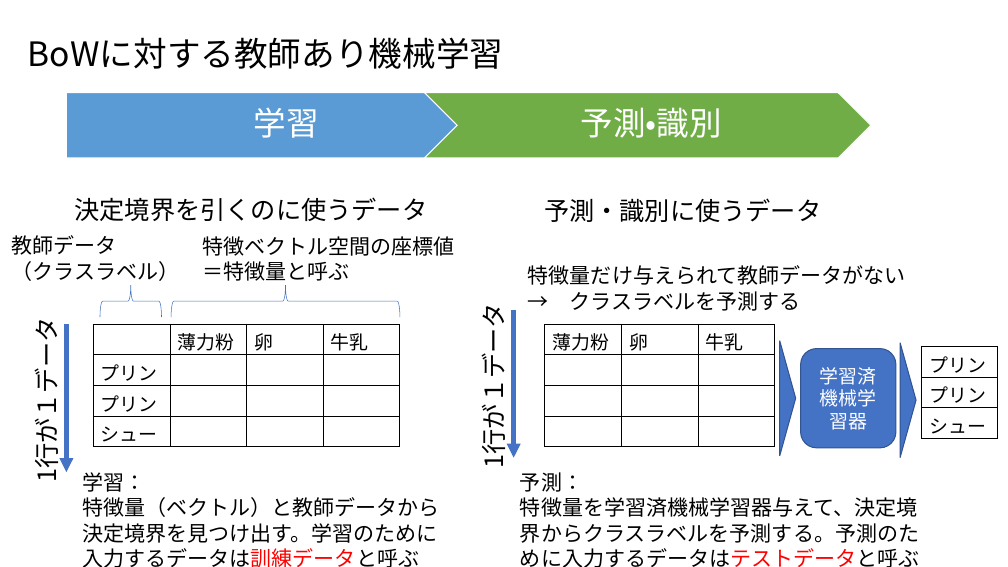
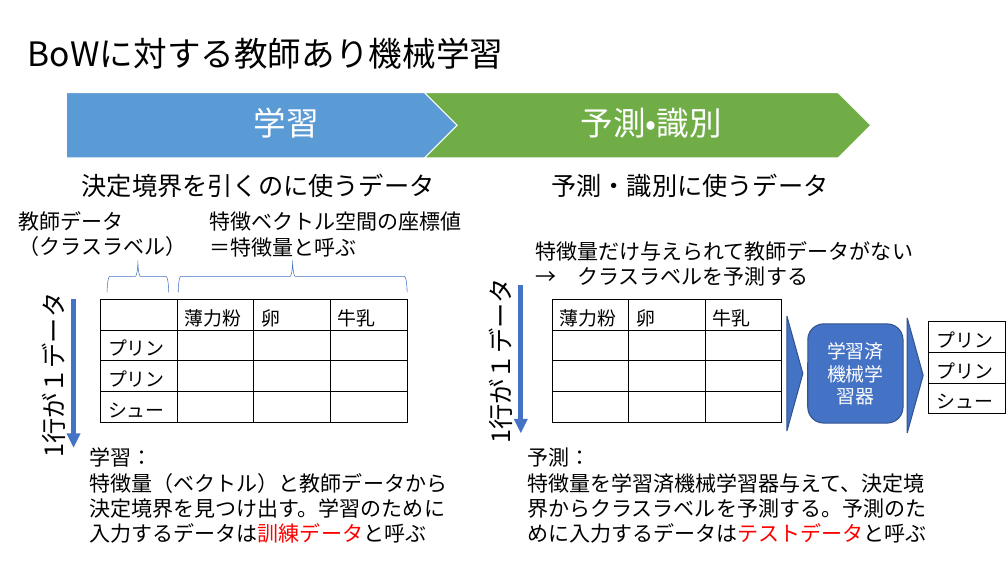
Before and after one commit to ueharaLab/NLP_4-Classifier, a slide deck: slide 6 of NLP_4 Classifier.pptx. Drawn at 1008x567 pixels with LibreOffice and Linux fonts; fonts in the diff are those of the drawing. Boxes give left, top, right and bottom in pixels: in the first picture for what was removed or moved away, otherwise in the second. Text is boxed around its words. In the diff, an @@ line names an element or a change of style, - is before the commit and + after.

```diff
--- a/NLP_4 Classifier.pptx
+++ b/NLP_4 Classifier.pptx
@@ 7 texts, 2 tables, 2 right braces, 1 rounded rectangle, 1 triangle, 1 arrow: place and size @@
-7 texts, 2 tables, 2 right braces, 1 rounded rectangle, 1 triangle, 1 arrow at [11,197,998,567]
+7 texts, 2 tables, 2 right braces, 1 rounded rectangle, 1 triangle, 1 arrow at [19,173,1006,543]
@@ table: place and size @@
-table at [93,324,399,451]
+table at [101,299,406,422]
@@ 2 texts, 1 arrow, 1 triangle: place and size @@
-2 texts, 1 arrow, 1 triangle at [202,236,916,458]
+2 texts, 1 arrow, 1 triangle at [209,211,924,433]
```
Also in this commit, not shown: 3 other slides changed, 2 other files.
